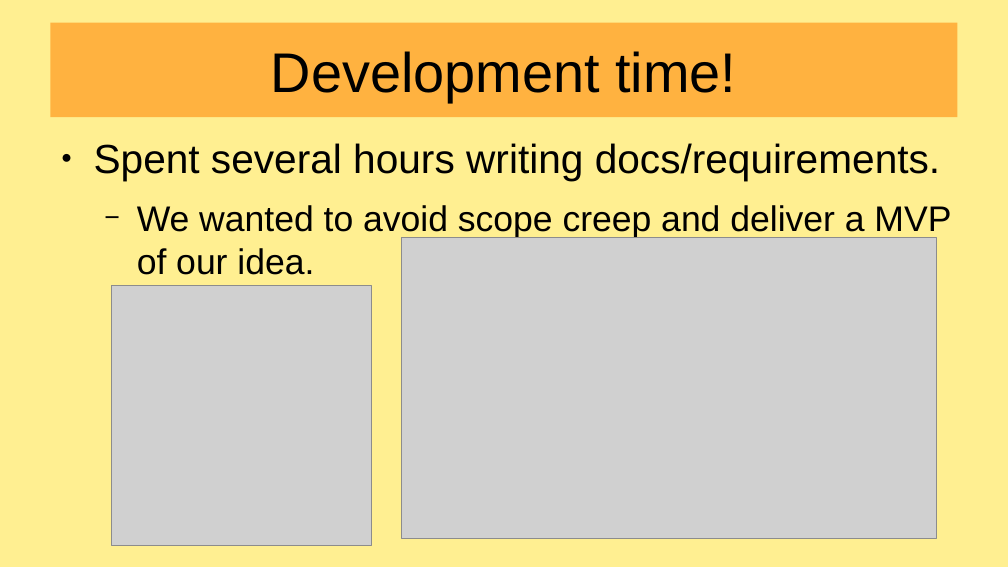
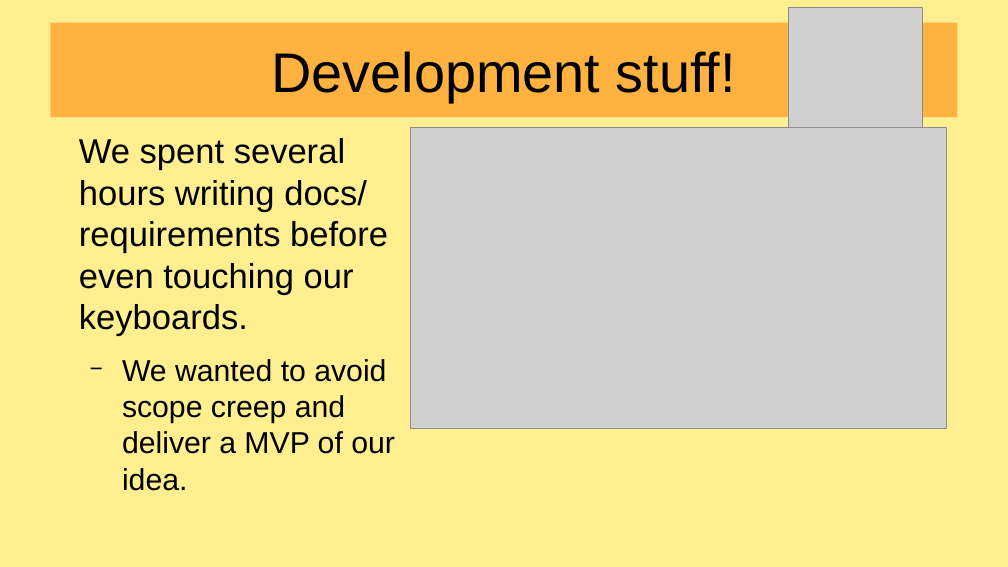
Before and after one commit to awedpotato767/Crazy-cat-people-WiT25, a slide deck: slide 7 of presentation.odp (slide 4 before the commit). Drawn at 1008x567 pixels with LibreOffice and Linux fonts; fonts in the diff are those of the drawing; grey boxes stand for pictures. Boxes give left, top, right and bottom in pixels: in the first picture for what was removed or moved away, otherwise in the second. Text is boxed around its words. In the diff, an @@ line names an element or a change of style, - is before the commit and + after.

```diff
--- a/presentation.odp
+++ b/presentation.odp
@@ picture: place and size @@
-picture at box(112, 285, 371, 545)
+picture at box(789, 7, 923, 141)
@@ title at box(271, 51, 736, 102): text changed @@
-Development time!
+Development stuff!
@@ text "We spent several hours writing ...": place and size @@
-text "We spent several hours writing ..." at box(94, 143, 951, 275)
+text "We spent several hours writing ..." at box(79, 138, 395, 454)
@@ text at box(79, 138, 388, 336): text changed; size 32 to 27.2 pt @@
-● Spent several hours writing docs/requirements.
+We spent several hours writing docs/ requirements before even touching our keyboards.
@@ picture: place and size @@
-picture at box(402, 238, 938, 539)
+picture at box(411, 127, 947, 428)
@@ text at box(122, 359, 395, 454): size 28 to 23.8 pt in "We wanted to avoid scope creep and ..." @@
```
Also in this commit, not shown: 4 other slides changed, 2 slides added, 5 other files.
